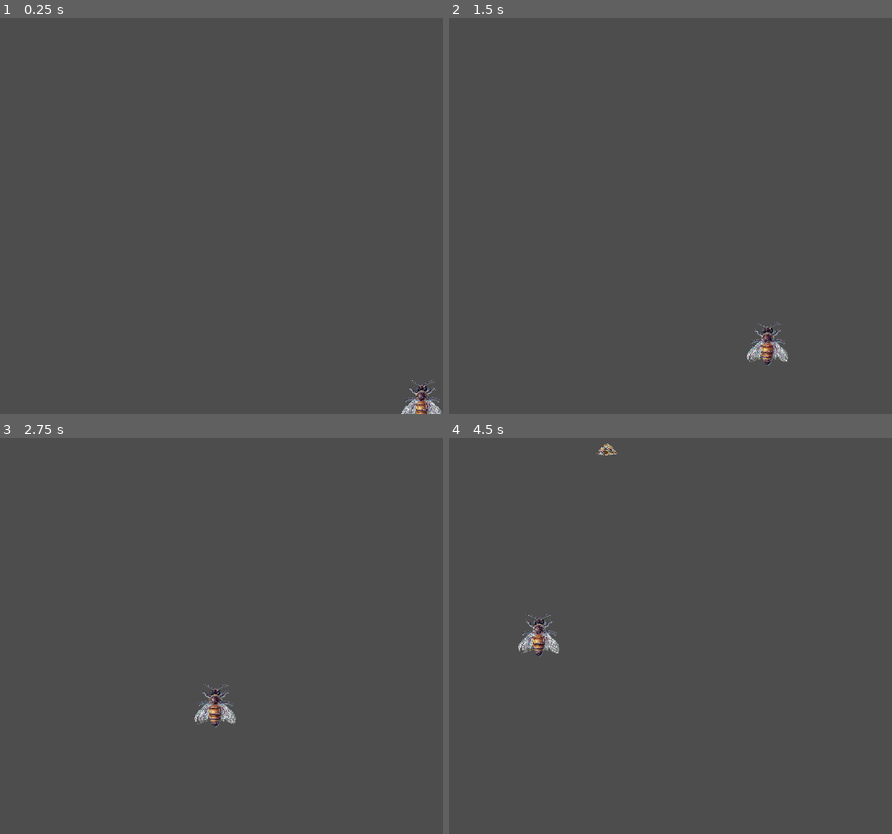
Above: before the commit, frames 1-4 (two rows, left to right).
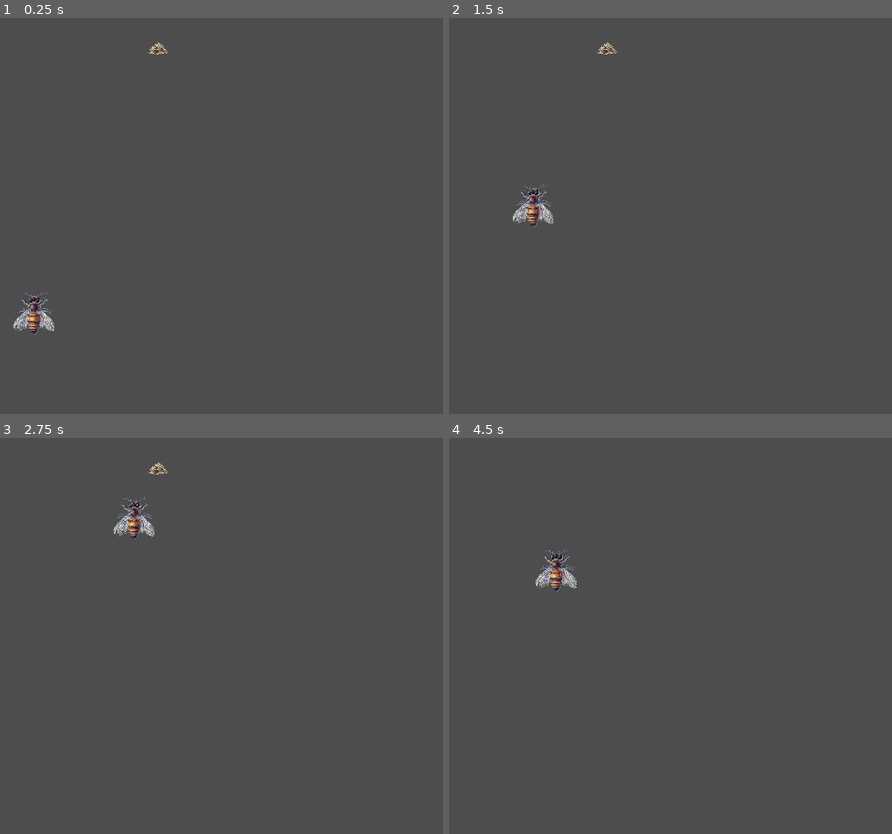
Above: after the commit, the same moments.

Repository: cyberstrgg/LitterBees
Game: Godot game, scene res://main.tscn
The game is run twice, just before and just after one commit, with the same random seed, the same clock (stepped at 60 frames per second) and the same inputs.
Inputs:
- Up to frame 1 (0.25 s): no input
- Up to frame 2 (1.5 s): no input
- Up to frame 3 (2.75 s): no input
- Up to frame 4 (4.5 s): no input

The runs differ from the first frame. In frame 1, 0.9% of the frame differs, in the area x 2-100%, y 6-100%; in frame 2, 1.0%, in the area x 14-77%, y 6-88%; in frame 3, 1.0%; in frame 4, 1.0%.

Commit message:
Bee takes trash
YES!

Diff:
--- a/beejob.gd
+++ b/beejob.gd
@@ -1,83 +1,86 @@
+# bee.gd
 extends CharacterBody2D
 
-# --- Variables ---
-# You will drag-and-drop your nodes onto these slots in the Inspector.
-@export var trash_pile_node: Node2D
-@export var garbage_node: Sprite2D
+## --- Variables ---
+# You can set these values in the Inspector panel in the Godot editor.
 
-# NPC's movement speed.
+# How fast the bee moves in pixels per second.
 @export var speed: float = 150.0
 
-# An enum to define the NPC's possible states.
-enum State { MOVING_TO_TRASH, MOVING_TO_CENTER, IDLE }
+# Link to the Trash node in your scene.
+@export var trash_node: Node2D
 
-# The NPC's current state.
+# Link to the Hive node in your scene.
+@export var hive_node: Node2D
+
+# How close the bee needs to be to a target to consider it "arrived".
+@export var arrival_threshold: float = 5.0
+
+# This enum defines the possible states for our bee.
+enum State {
+	IDLE,
+	GOING_TO_TRASH,
+	GOING_TO_HIVE
+}
+
+# This variable holds the bee's current state.
 var current_state: State
 
-# The positions the NPC will move between.
-var center_position: Vector2
-var trash_position: Vector2
 
-# --- Godot Functions ---
+## --- Godot Functions ---
 
-# This function runs once when the scene starts.
-func _ready() -> void:
-	# Calculate the center of the screen.
-	center_position = get_viewport_rect().size / 2
+# This function is called once when the node enters the scene tree.
+func _ready():
+	# Start the bee's mission as soon as it spawns.
+	current_state = State.GOING_TO_TRASH
 
-	# Set the NPC's starting position to the center.
-	global_position = center_position
+# This function is called every physics frame.
+func _physics_process(delta):
+	# The 'match' statement checks the bee's current state and runs the
+	# corresponding logic for that state.
+	match current_state:
+		State.IDLE:
+			# If idle, do nothing. Stop moving.
+			velocity = Vector2.ZERO
 
-	# Get the trash pile's global position.
-	trash_position = trash_pile_node.global_position
+		State.GOING_TO_TRASH:
+			# Check if the trash node still exists before moving towards it.
+			if is_instance_valid(trash_node):
+				move_towards_target(trash_node.global_position)
 
-	# Hide the garbage just in case it's visible.
-	garbage_node.visible = false
+				# Check if we have arrived at the trash.
+				if global_position.distance_to(trash_node.global_position) < arrival_threshold:
+					# "Remove" the trash by deleting it from the scene.
+					trash_node.queue_free()
+					# Change state to go to the hive next.
+					current_state = State.GOING_TO_HIVE
+			else:
+				# If trash is already gone, just go to the hive.
+				current_state = State.GOING_TO_HIVE
 
-	# Start the behavior by telling the NPC to go to the trash.
-	current_state = State.MOVING_TO_TRASH
+		State.GOING_TO_HIVE:
+			# Check if the hive node exists before moving towards it.
+			if is_instance_valid(hive_node):
+				move_towards_target(hive_node.global_position)
 
-# This function runs on every physics frame (best for movement).
-func _physics_process(_delta: float) -> void:
-	# A 'match' statement works like a big if/else block for our states.
-	match current_state:
-		State.MOVING_TO_TRASH:
-			move_to(trash_position)
-			# If we are very close to the trash pile...
-			if global_position.distance_to(trash_position) < 5.0:
-				pick_up_garbage()
-				current_state = State.MOVING_TO_CENTER
-
-		State.MOVING_TO_CENTER:
-			move_to(center_position)
-			# If we are very close to the center...
-			if global_position.distance_to(center_position) < 5.0:
-				velocity = Vector2.ZERO # Stop moving.
+				# Check if we have arrived at the hive.
+				if global_position.distance_to(hive_node.global_position) < arrival_threshold:
+					# We've completed the task. Go idle.
+					current_state = State.IDLE
+					print("Bee has returned to the hive!") # Optional message
+			else:
+				# If the hive doesn't exist, just go idle.
 				current_state = State.IDLE
 
-		State.IDLE:
-			# Do nothing. The NPC has completed its task.
-			velocity = Vector2.ZERO
-
-# --- Custom Functions ---
-
-# Handles the movement logic.
-func move_to(target_position: Vector2) -> void:
-	# Calculate the direction from the NPC to the target.
-	var direction = global_position.direction_to(target_position)
-	# Set the velocity to move in that direction.
-	velocity = direction * speed
-	# Godot's built-in function to handle movement and collision.
+	# This is the built-in function that actually moves the character.
 	move_and_slide()
 
-# Handles the logic for "picking up" the garbage.
-func pick_up_garbage() -> void:
-	# Move the garbage from the main scene to be a child of the NPC.
-	# This makes the garbage move with the NPC.
-	get_parent().remove_child(garbage_node)
-	add_child(garbage_node)
 
-	# Make the garbage visible.
-	garbage_node.visible = true
-	# Set its position relative to the NPC (e.g., slightly above it).
-	garbage_node.position = Vector2(0, -30)
+## --- Custom Functions ---
+
+# A helper function to handle the movement logic.
+func move_towards_target(target_position: Vector2):
+	# Calculate the direction from the bee to the target.
+	var direction = (target_position - global_position).normalized()
+	# Set the velocity to move in that direction at the defined speed.
+	velocity = direction * speed
--- a/main.tscn
+++ b/main.tscn
@@ -14,11 +14,11 @@
 
 [node name="Main" type="Node2D"]
 
-[node name="Bee" type="CharacterBody2D" parent="." node_paths=PackedStringArray("trash_pile_node", "garbage_node")]
+[node name="Bee" type="CharacterBody2D" parent="." node_paths=PackedStringArray("trash_node", "hive_node")]
 position = Vector2(-86, 199)
 script = ExtResource("1_h2yge")
-trash_pile_node = NodePath("../Hive")
-garbage_node = NodePath("../Trash/Sprite2D")
+trash_node = NodePath("../Trash")
+hive_node = NodePath("../Hive")
 
 [node name="Sprite2D" type="Sprite2D" parent="Bee"]
 position = Vector2(-0.99993896, -0.9999695)
